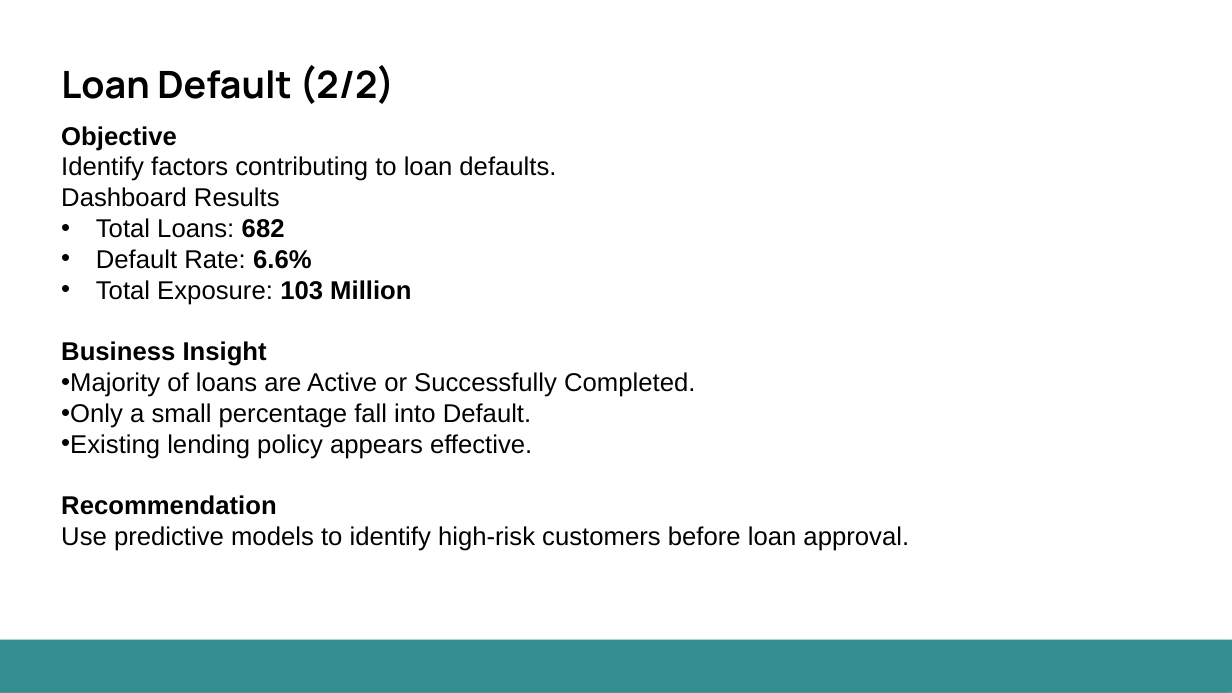
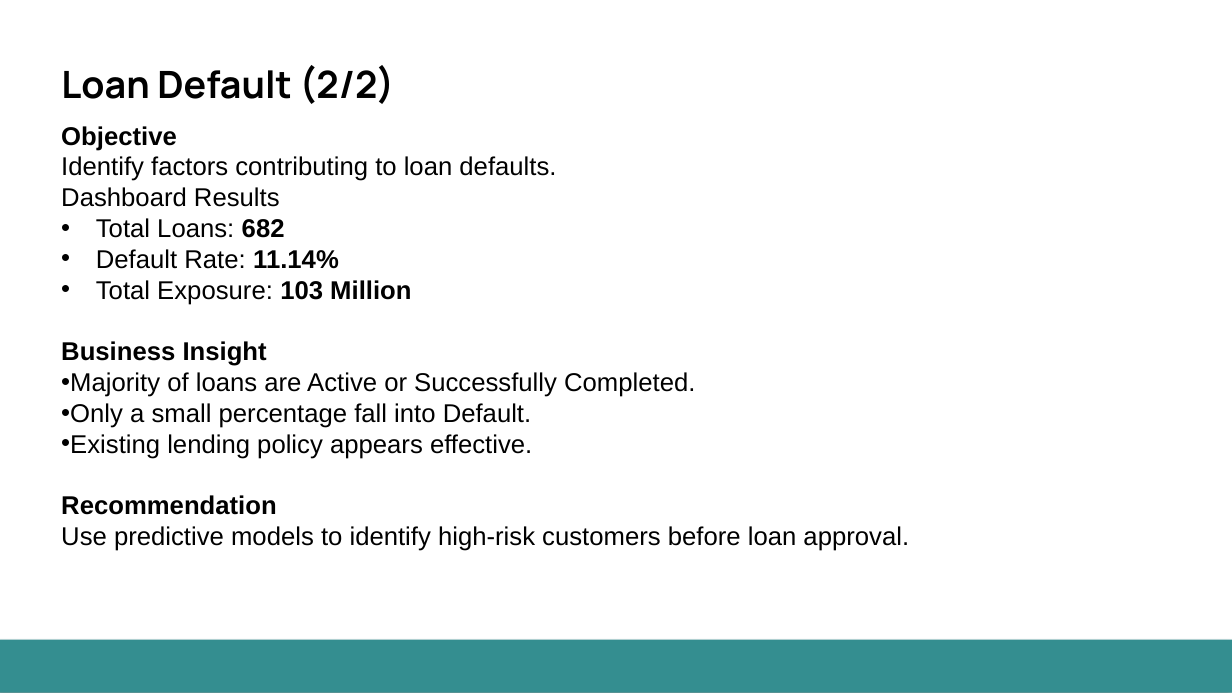
Before and after one commit to itsaakashanalytics-ship-it/CZ-Bank-DATA-Analysis-Project, a slide deck: slide 30 of PRP PROJECT 1 - FINAL PPT.pptx. Drawn at 1232x693 pixels with LibreOffice and Linux fonts; fonts in the diff are those of the drawing. Boxes give left, top, right and bottom in pixels: in the first picture for what was removed or moved away, otherwise in the second. Text is boxed around its words. In the diff, an @@ line names an element or a change of style, - is before the commit and + after.

```diff
--- a/PRP PROJECT 1 - FINAL PPT.pptx
+++ b/PRP PROJECT 1 - FINAL PPT.pptx
@@ text at (96,249,339,269): text changed @@
-• Default Rate: 6.6%
+• Default Rate: 11.14%
```
Also in this commit, not shown: 25 other slides changed, 10 slides added, 1 slide removed, 2 other files.
